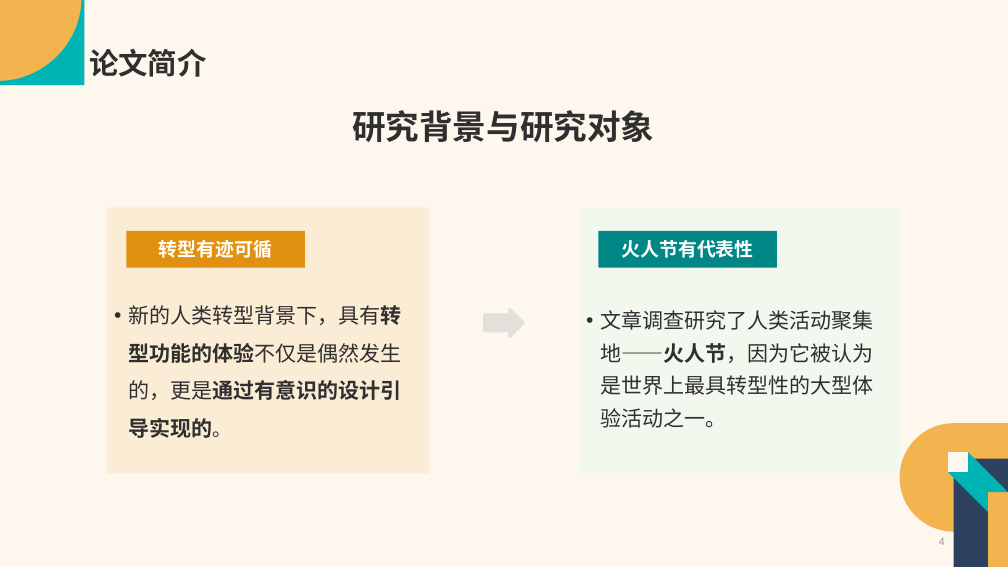
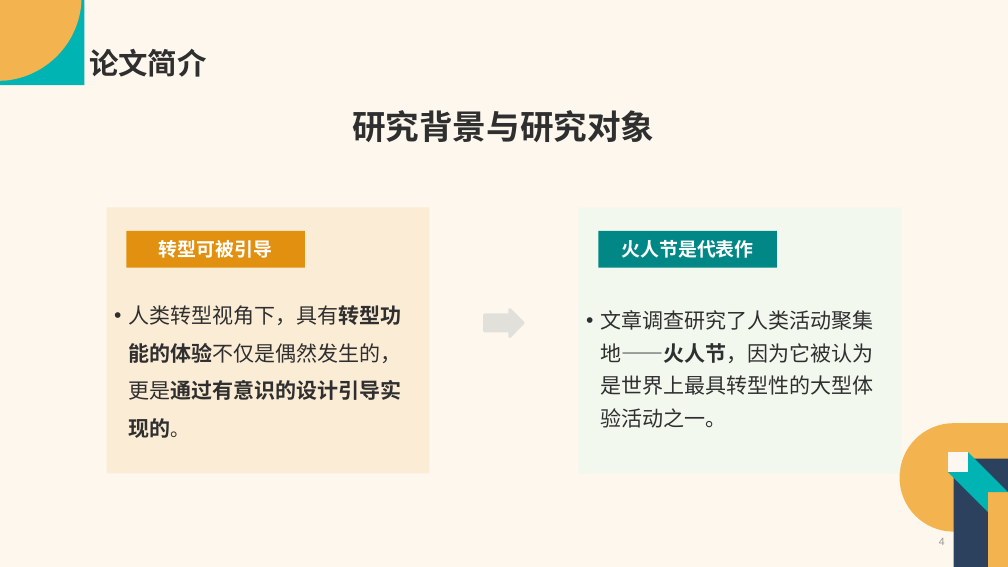
Before and after one commit to Vaelubo/Research, a slide deck: slide 4 of SSCI文章汇报.pptx. Drawn at 1008x567 pixels with LibreOffice and Linux fonts; fonts in the diff are those of the drawing. Boxes give left, top, right and bottom in pixels: in the first picture for what was removed or moved away, otherwise in the second. Text is boxed around its words. In the diff, an @@ line names an element or a change of style, - is before the commit and + after.

```diff
--- a/SSCI文章汇报.pptx
+++ b/SSCI文章汇报.pptx
@@ text in rectangle at box(159, 240, 272, 258): text changed @@
-转型有迹可循
+转型可被引导
@@ text in rectangle at box(621, 240, 753, 258): text changed @@
-火人节有代表性
+火人节是代表作
@@ text in rectangle at box(128, 305, 401, 438): text changed @@
-• 新的人类转型背景下，具有转型功能的体验不仅是偶然发生的，更是通过有意识的设计引导实现的。
+• 人类转型视角下，具有转型功能的体验不仅是偶然发生的，更是通过有意识的设计引导实现的。
```
Also in this commit, not shown: 10 other slides changed, 2 slides added, 1 slide removed, 2 other files.
